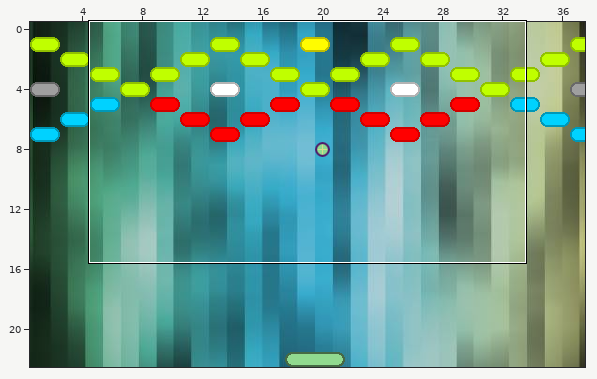
A Tiled map gets an edit: Impact/resources/levels/0001.tmx. The picture above shows the old version from afar; the outline marks the close-up.
Close-up. Earlier state:
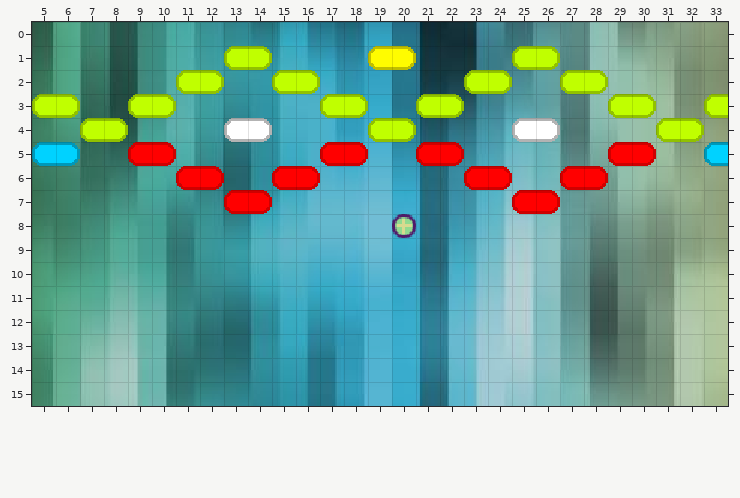
Cells are 16x16 px. Shown: x 5..33, y 0..15.
After:
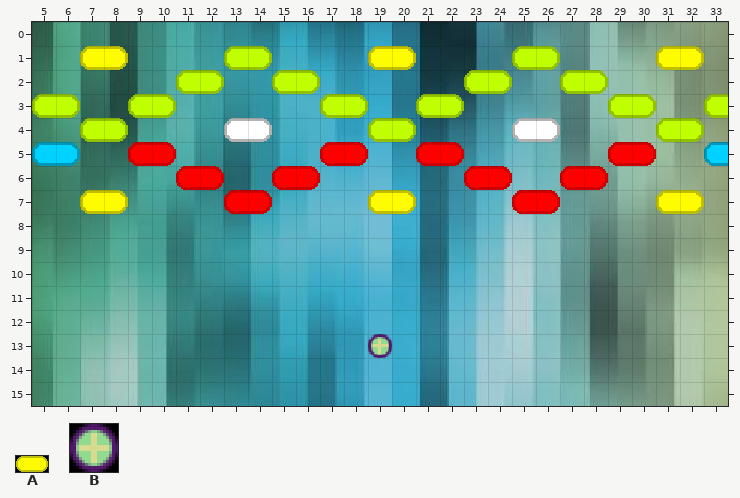
Key: from "Default": A 4 "yellow-block", B 8 "Ball".
_ is an empty cell, . an unchanged one.
The exact change:
--- layer "Tile Layer"
@@ x 7..31 @@
- 1 _......................._
+ 1 A.......................A
@@ x 7..31 @@
- 7 _..........._..........._
- 8 .............B...........
+ 7 A...........A...........A
+ 8 ............._...........
@@ x 19..19 @@
-13 _
+13 B
Boxes around the changes in both close-ups, in picture pixels (x1, y1, x2, y2):
added: (80, 46, 128, 70)
added: (656, 46, 704, 70)
added: (80, 190, 128, 214)
changed: (368, 190, 416, 238)
added: (656, 190, 704, 214)
added: (368, 334, 392, 358)
